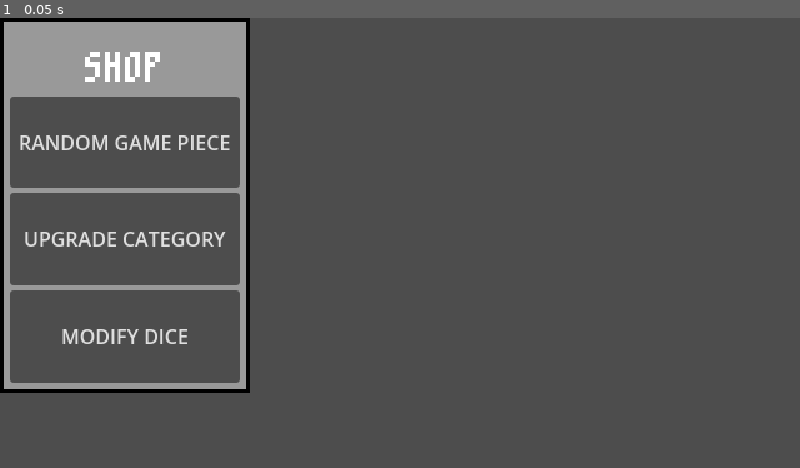
Above: before the commit, frame 1.
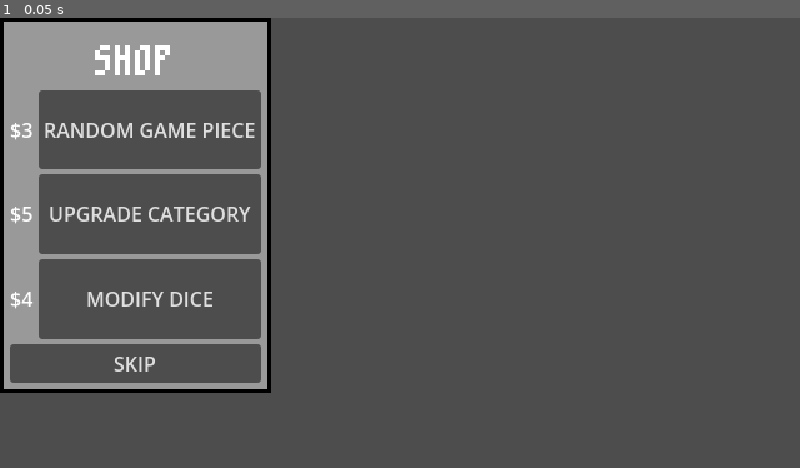
Above: after the commit, the same moment.

Repository: xander6424/DICESIRAE
Game: Godot game, scene res://scenes/shop.tscn
Same seed, same stepped clock (60 frames per second), same inputs: the game is played once before the commit and once after it. This scene is started directly instead of the project's main scene.
Inputs:
- Up to frame 1 (0.05 s): no input

The runs differ from the first frame. In frame 1, 8.2% of the frame differs, in the area x 1-34%, y 0-84%.

Commit message:
Shop Script & Random Adjustments
Now planning for the shop script and a reset function to reset everything for each round.

Diff:
--- a/scenes/main.tscn
+++ b/scenes/main.tscn
@@ -37,8 +37,15 @@
 horizontal_alignment = 1
 vertical_alignment = 1
 
-[node name="Lots" type="Label" parent="." unique_id=2012264648]
+[node name="Labels" type="Control" parent="." unique_id=2014806734]
+layout_mode = 3
+anchors_preset = 0
+offset_right = 40.0
+offset_bottom = 40.0
+
+[node name="Lots" type="Label" parent="Labels" unique_id=2012264648]
 unique_name_in_owner = true
+layout_mode = 0
 offset_left = 528.0
 offset_top = 208.0
 offset_right = 590.0
@@ -47,8 +54,9 @@
 theme_override_font_sizes/font_size = 32
 text = "Lots: "
 
-[node name="Rerolls" type="Label" parent="." unique_id=1891017188]
+[node name="Rerolls" type="Label" parent="Labels" unique_id=1891017188]
 unique_name_in_owner = true
+layout_mode = 0
 offset_left = 528.0
 offset_top = 234.0
 offset_right = 594.0
@@ -57,8 +65,9 @@
 theme_override_font_sizes/font_size = 32
 text = "Rerolls: "
 
-[node name="Money" type="Label" parent="." unique_id=1964803275]
+[node name="Money" type="Label" parent="Labels" unique_id=1964803275]
 unique_name_in_owner = true
+layout_mode = 0
 offset_left = 528.0
 offset_top = 260.0
 offset_right = 590.0
@@ -67,8 +76,9 @@
 theme_override_font_sizes/font_size = 32
 text = "Money: "
 
-[node name="Total" type="Label" parent="." unique_id=200728729]
+[node name="Total" type="Label" parent="Labels" unique_id=200728729]
 unique_name_in_owner = true
+layout_mode = 0
 offset_left = 16.0
 offset_top = 184.0
 offset_right = 97.0
@@ -77,8 +87,9 @@
 theme_override_font_sizes/font_size = 48
 text = "TOTAL: "
 
-[node name="TotalToBeat" type="Label" parent="." unique_id=1343467017]
+[node name="TotalToBeat" type="Label" parent="Labels" unique_id=1343467017]
 unique_name_in_owner = true
+layout_mode = 0
 offset_left = 16.0
 offset_top = 216.0
 offset_right = 162.0
@@ -131,6 +142,13 @@
 offset_right = 168.0
 offset_bottom = 160.0
 
+[node name="ShopBlock" type="ColorRect" parent="." unique_id=1697646110]
+unique_name_in_owner = true
+visible = false
+offset_right = 640.0
+offset_bottom = 360.0
+color = Color(0, 0, 0, 0.29411766)
+
 [connection signal="_save_button_pressed" from="." to="DiceSet/Dice1" method="_save_button_pressed"]
 [connection signal="_save_button_pressed" from="." to="DiceSet/Dice2" method="_save_button_pressed"]
 [connection signal="_save_button_pressed" from="." to="DiceSet/Dice3" method="_save_button_pressed"]
--- a/scenes/shop.tscn
+++ b/scenes/shop.tscn
@@ -1,6 +1,7 @@
 [gd_scene format=3 uid="uid://digpfyk77xf68"]
 
 [ext_resource type="FontFile" uid="uid://dife3qiih4s8x" path="res://assets/m3x6.ttf" id="1_lx5au"]
+[ext_resource type="Script" uid="uid://bdnf42umy2as2" path="res://scripts/shop.gd" id="1_xfvoa"]
 
 [sub_resource type="StyleBoxFlat" id="StyleBoxFlat_bdmwb"]
 border_width_left = 3
@@ -12,6 +13,7 @@
 [node name="Shop" type="Control" unique_id=1416667480]
 layout_mode = 3
 anchors_preset = 0
+script = ExtResource("1_xfvoa")
 
 [node name="PanelContainer" type="PanelContainer" parent="." unique_id=1433349288]
 layout_mode = 0
@@ -22,14 +24,14 @@
 [node name="MarginContainer" type="MarginContainer" parent="PanelContainer" unique_id=159889567]
 layout_mode = 2
 theme_override_constants/margin_left = 5
-theme_override_constants/margin_top = 5
+theme_override_constants/margin_top = 0
 theme_override_constants/margin_right = 5
 theme_override_constants/margin_bottom = 5
 
 [node name="VBoxContainer" type="VBoxContainer" parent="PanelContainer/MarginContainer" unique_id=811411592]
 layout_mode = 2
 
-[node name="Label" type="Label" parent="PanelContainer/MarginContainer/VBoxContainer" unique_id=555337154]
+[node name="ShopTitle" type="Label" parent="PanelContainer/MarginContainer/VBoxContainer" unique_id=555337154]
 layout_mode = 2
 theme_override_fonts/font = ExtResource("1_lx5au")
 theme_override_font_sizes/font_size = 64
@@ -37,17 +39,48 @@
 horizontal_alignment = 1
 vertical_alignment = 1
 
-[node name="Button" type="Button" parent="PanelContainer/MarginContainer/VBoxContainer" unique_id=708687829]
+[node name="HBoxContainer1" type="HBoxContainer" parent="PanelContainer/MarginContainer/VBoxContainer" unique_id=51677210]
 layout_mode = 2
+size_flags_vertical = 3
+
+[node name="Price" type="Label" parent="PanelContainer/MarginContainer/VBoxContainer/HBoxContainer1" unique_id=1781418158]
+layout_mode = 2
+text = "$3"
+
+[node name="PieceButton" type="Button" parent="PanelContainer/MarginContainer/VBoxContainer/HBoxContainer1" unique_id=708687829]
+layout_mode = 2
+size_flags_horizontal = 3
 size_flags_vertical = 3
 text = "RANDOM GAME PIECE"
 
-[node name="Button2" type="Button" parent="PanelContainer/MarginContainer/VBoxContainer" unique_id=1166547829]
+[node name="HBoxContainer2" type="HBoxContainer" parent="PanelContainer/MarginContainer/VBoxContainer" unique_id=1490187772]
 layout_mode = 2
+size_flags_vertical = 3
+
+[node name="Price" type="Label" parent="PanelContainer/MarginContainer/VBoxContainer/HBoxContainer2" unique_id=1259407567]
+layout_mode = 2
+text = "$5"
+
+[node name="UpgradeCategoryButton" type="Button" parent="PanelContainer/MarginContainer/VBoxContainer/HBoxContainer2" unique_id=1166547829]
+layout_mode = 2
+size_flags_horizontal = 3
 size_flags_vertical = 3
 text = "UPGRADE CATEGORY"
 
-[node name="Button3" type="Button" parent="PanelContainer/MarginContainer/VBoxContainer" unique_id=331295347]
+[node name="HBoxContainer3" type="HBoxContainer" parent="PanelContainer/MarginContainer/VBoxContainer" unique_id=1667319967]
 layout_mode = 2
 size_flags_vertical = 3
+
+[node name="Price" type="Label" parent="PanelContainer/MarginContainer/VBoxContainer/HBoxContainer3" unique_id=159340442]
+layout_mode = 2
+text = "$4"
+
+[node name="ModifyDiceButton" type="Button" parent="PanelContainer/MarginContainer/VBoxContainer/HBoxContainer3" unique_id=331295347]
+layout_mode = 2
+size_flags_horizontal = 3
+size_flags_vertical = 3
 text = "MODIFY DICE"
+
+[node name="SkipButton" type="Button" parent="PanelContainer/MarginContainer/VBoxContainer" unique_id=2049923186]
+layout_mode = 2
+text = "SKIP"
--- a/scripts/main.gd
+++ b/scripts/main.gd
@@ -5,10 +5,15 @@
 signal _save_button_pressed()
 
 @onready var roll_button: TextureButton = %RollButton
+@onready var shop_block: ColorRect = %ShopBlock
 
 
 func _ready() -> void:
-	pass
+	_reset_round()
+
+# Reset all labels, dice, and categories
+func _reset_round() -> void:
+	shop_block.visible = false
 
 
 func _update_round_status() -> void:
@@ -32,12 +37,14 @@
 		if Global.grand_total >= Global.score_to_beat:
 			Global.round_won = true
 			roll_button.disabled = true
+			shop_block.visible = true
 			_change_scene_status(Global.round_won)
 		elif Global.lots <= 0:
 			_change_scene_status(Global.round_won)
 
 	_update_labels.emit()
 	_update_scorecard.emit()
+
 
 func _change_scene_status(round_won: bool) -> void:
 	if round_won:
--- /dev/null
+++ b/scripts/shop.gd
@@ -0,0 +1,11 @@
+extends Control
+
+
+# Called when the node enters the scene tree for the first time.
+func _ready() -> void:
+	pass # Replace with function body.
+
+
+# Called every frame. 'delta' is the elapsed time since the previous frame.
+func _process(delta: float) -> void:
+	pass
Not shown, added: scripts/shop.gd.uid
